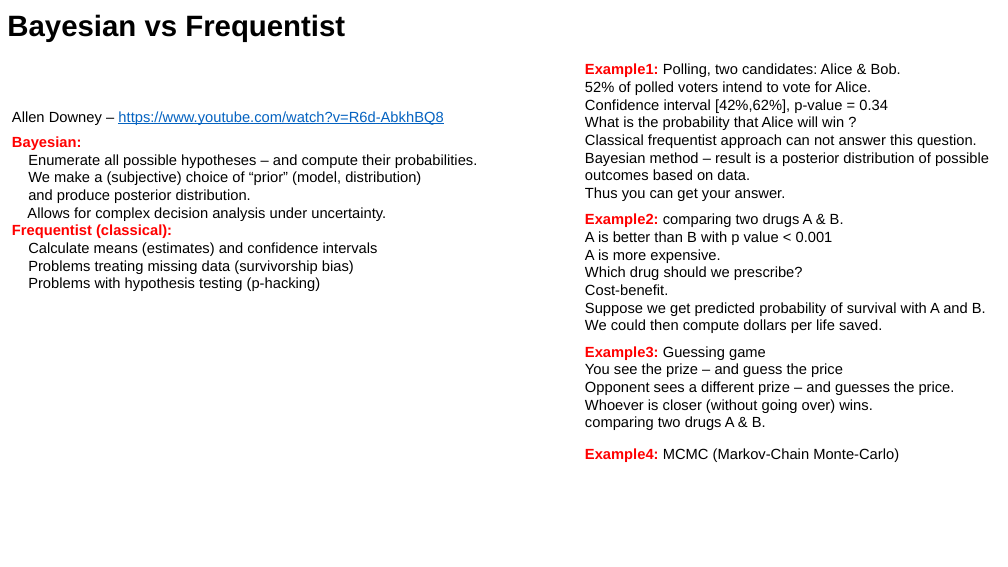
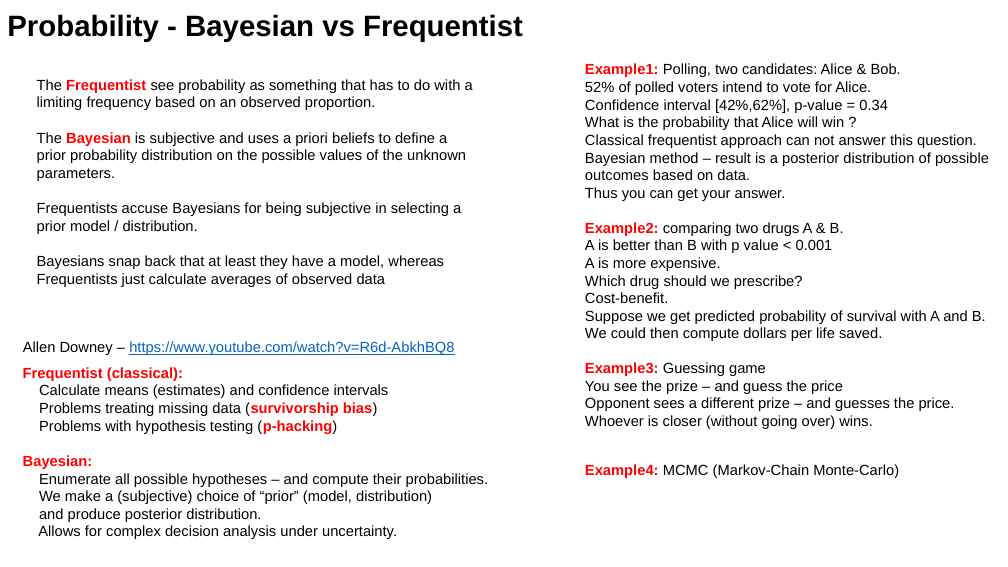
Before and after one commit to lselector/ml_ai_doc, a slide deck: slide 6 of Bayes_Bayesian.pptx. Drawn at 1008x567 pixels with LibreOffice and Linux fonts; fonts in the diff are those of the drawing. Boxes give left, top, right and bottom in pixels: in the first picture for what was removed or moved away, otherwise in the second. Text is boxed around its words. In the diff, an @@ line names an element or a change of style, - is before the commit and + after.

Commit message:
bayesian - survivorship

```diff
--- a/Bayes_Bayesian.pptx
+++ b/Bayes_Bayesian.pptx
@@ text at (7,14,523,42): text changed @@
-Bayesian vs Frequentist
+Probability - Bayesian vs Frequentist
@@ text added at (37,79,473,287), 14 pt, text #000000 @@
+The Frequentist see probability as something that has to do with a limiting frequency based on an observed proportion.
+The Bayesian is subjective and uses a priori beliefs to define a prior probability distribution on the possible values of the unknown parameters.
+Frequentists accuse Bayesians for being subjective in selecting a prior model / distribution.
+Bayesians snap back that at least they have a model, whereas Frequentists just calculate averages of observed data
@@ text at (12,224,378,291): paragraphs removed @@
-Frequentist (classical):
-Calculate means (estimates) and confidence intervals
-Problems treating missing data (survivorship bias)
-Problems with hypothesis testing (p-hacking)
@@ text "Example2: comparing two drugs A ...": place and size @@
-text "Example2: comparing two drugs A ..." at (585,213,986,333)
+text "Example2: comparing two drugs A ..." at (585,222,986,341)
@@ text "Allen Downey – https://www.youtube.com/watch?v=R6d-AbkhBQ8": place and size @@
-text "Allen Downey – https://www.youtube.com/watch?v=R6d-AbkhBQ8" at (12,111,443,125)
+text "Allen Downey – https://www.youtube.com/watch?v=R6d-AbkhBQ8" at (23,341,454,355)
@@ text "Example3: Guessing game": place and size @@
-text "Example3: Guessing game" at (585,346,955,430)
+text "Example3: Guessing game" at (585,362,955,429)
@@ text "Frequentist (classical):": place and size @@
-text "Frequentist (classical):" at (12,136,478,291)
+text "Frequentist (classical):" at (23,367,489,539)
@@ text at (23,367,389,434): paragraphs added @@
+Frequentist (classical):
+Calculate means (estimates) and confidence intervals
+Problems treating missing data (survivorship bias)
+Problems with hypothesis testing (p-hacking)
@@ text at (585,416,766,430): paragraph removed @@
-comparing two drugs A & B.
@@ text "Example4: MCMC (Markov-Chain Monte-Carlo)": place and size @@
-text "Example4: MCMC (Markov-Chain Monte-Carlo)" at (585,448,899,462)
+text "Example4: MCMC (Markov-Chain Monte-Carlo)" at (585,464,899,478)
```
Also in this commit, not shown: 1 other slide changed, 1 slide added, 3 other files.
